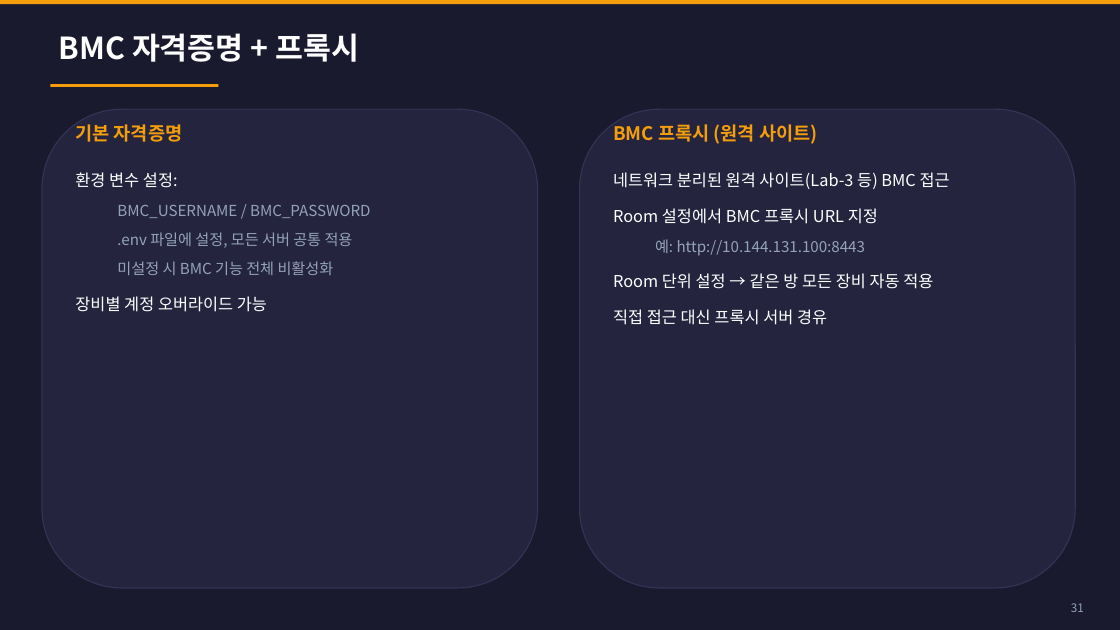
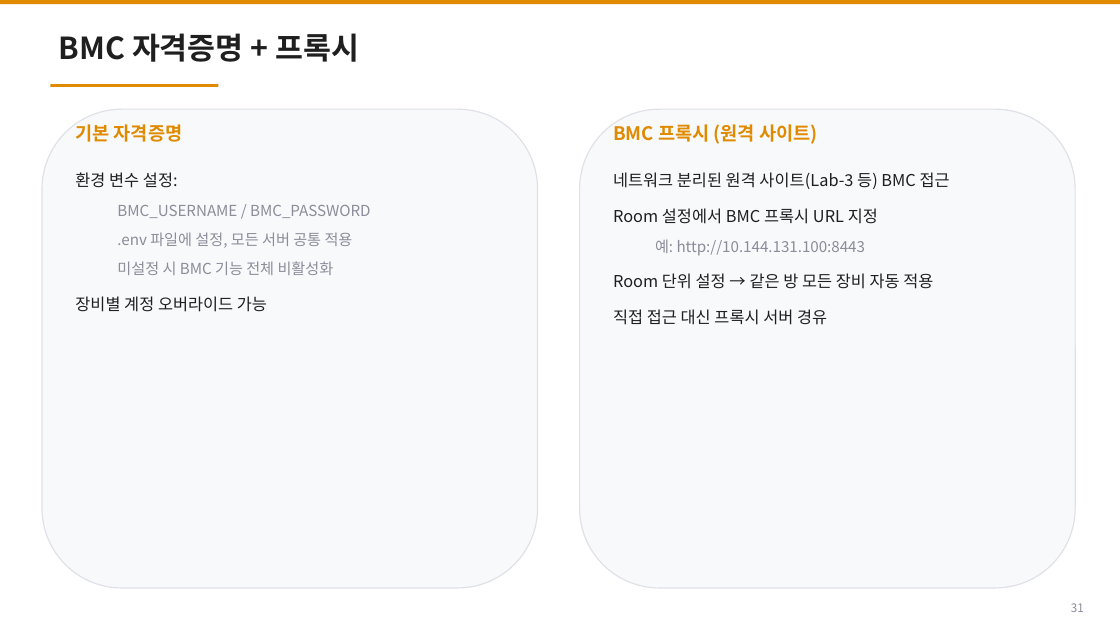
Before and after one commit to youngjaeseo-git/firstTest, a slide deck: slide 31 of docs/DC_Express_User_Manual.pptx. Drawn at 1120x630 pixels with LibreOffice and Linux fonts; fonts in the diff are those of the drawing. Boxes give left, top, right and bottom in pixels: in the first picture for what was removed or moved away, otherwise in the second. Text is boxed around its words. In the diff, an @@ line names an element or a change of style, - is before the commit and + after.

```diff
--- a/docs/DC_Express_User_Manual.pptx
+++ b/docs/DC_Express_User_Manual.pptx
@@ background #1A1A2E to #FFFFFF @@
@@ rectangle at <box>0,0,1120,4</box>: fill #F59E0B to #E08A00 @@
@@ text "BMC 자격증명 + 프록시" at <box>59,33,360,62</box>: text colour #FFFFFF to #1F1F1F @@
@@ rectangle at <box>50,84,218,87</box>: fill #F59E0B to #E08A00 @@
@@ rounded rectangle at <box>42,109,538,588</box>: fill #24243E to #F8F9FB; outline #333355 1 pt to #E0E0E8 1 pt @@
@@ text "기본 자격증명" at <box>75,124,183,142</box>: text colour #F59E0B to #E08A00 @@
@@ rounded rectangle at <box>580,109,1075,588</box>: fill #24243E to #F8F9FB; outline #333355 1 pt to #E0E0E8 1 pt @@
@@ text "BMC 프록시 (원격 사이트)" at <box>613,124,817,144</box>: text colour #F59E0B to #E08A00 @@
@@ text "환경 변수 설정:" at <box>75,172,371,312</box>: text colour #FFFFFF to #1F1F1F in "환경 변수 설정:", "장비별 계정 오버라이드 가능"; text colour #94A3B8 to #8C8C9A in "BMC_USERNAME / BMC_PASSWORD", ".env 파일에 설정, 모든 서버 공통 적용", "미설정 시 BMC 기능 전체 비활성화" @@
@@ text "네트워크 분리된 원격 사이트(Lab-3 등) ..." at <box>613,172,950,325</box>: text colour #FFFFFF to #1F1F1F in "네트워크 분리된 원격 사이트(Lab-3 등) BMC 접근", "Room 설정에서 BMC 프록시 URL 지정", "Room 단위 설정 → 같은 방 모든 ...", "직접 접근 대신 프록시 서버 경유"; text colour #94A3B8 to #8C8C9A in "예: http://10.144.131.100:8443" @@
@@ text "31" at <box>1071,603,1084,612</box>: text colour #94A3B8 to #8C8C9A @@
```
Also in this commit, not shown: 55 other slides changed, 1 other file.
